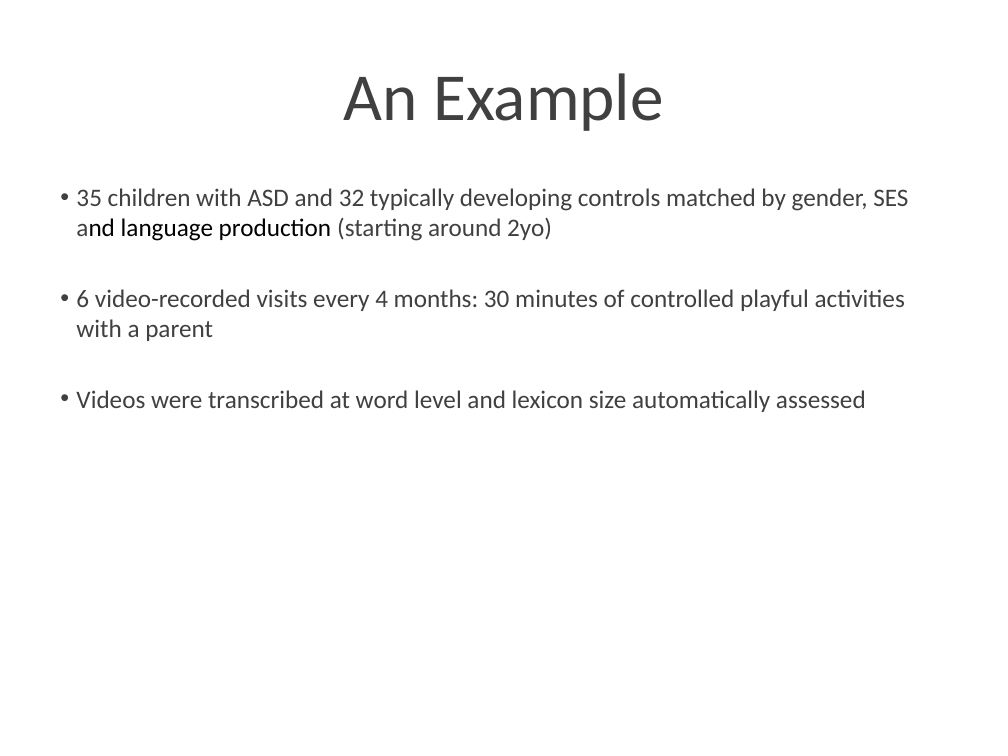
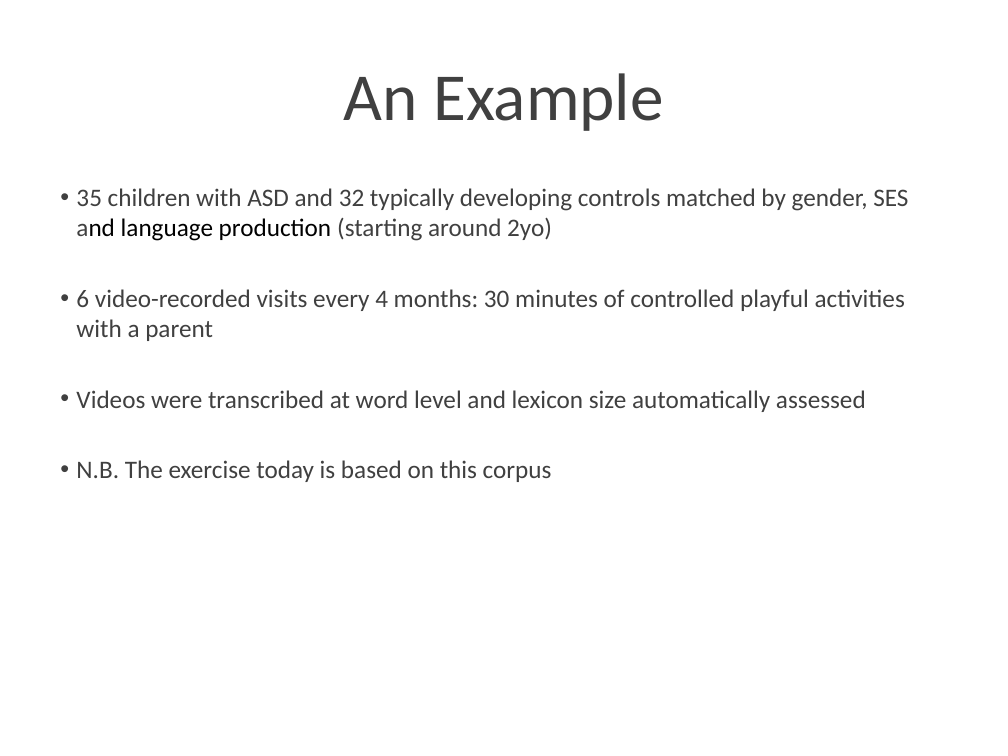
Before and after one commit to ethanweed/Stats4Humanities2016, a slide deck: slide 5 of Day5/Lecture 5.pptx. Drawn at 1008x756 pixels with LibreOffice and Linux fonts; fonts in the diff are those of the drawing. Boxes give left, top, right and bottom in pixels: in the first picture for what was removed or moved away, otherwise in the second. Text is boxed around its words. In the diff, an @@ line names an element or a change of style, - is before the commit and + after.

Commit message:
Cleaned up examples

```diff
--- a/Day5/Lecture 5.pptx
+++ b/Day5/Lecture 5.pptx
@@ text at [76,460,552,482]: paragraph added @@
+• N.B. The exercise today is based on this corpus
```
Also in this commit, not shown: 17 other slides changed, 1 other file.
